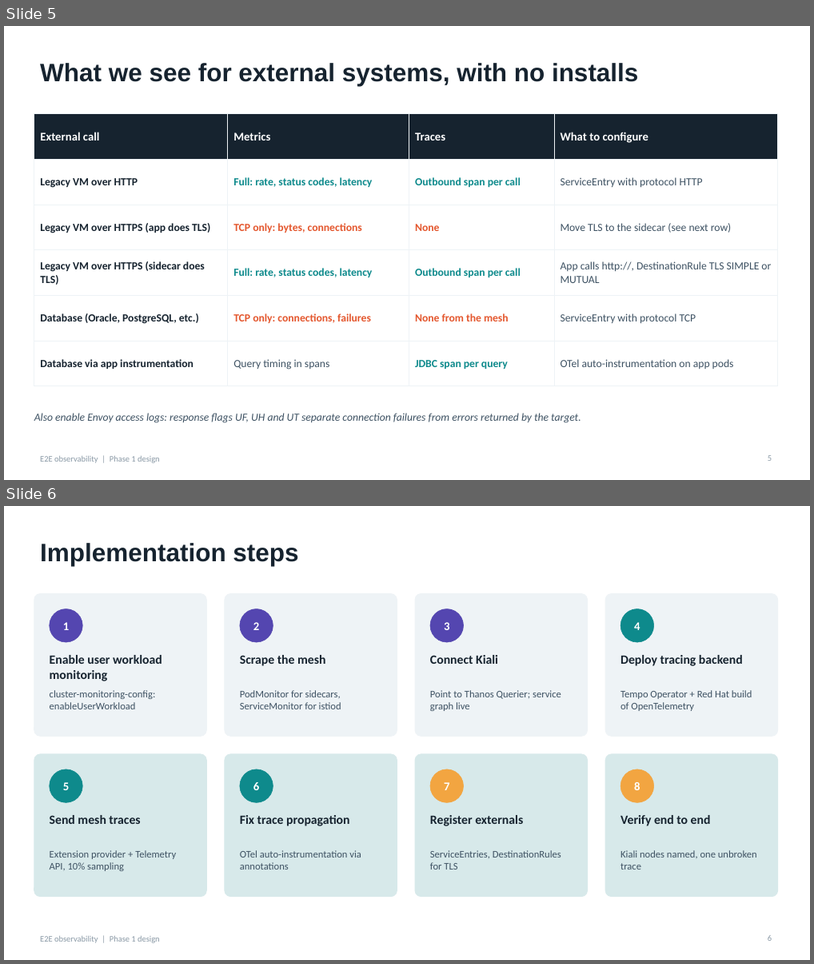
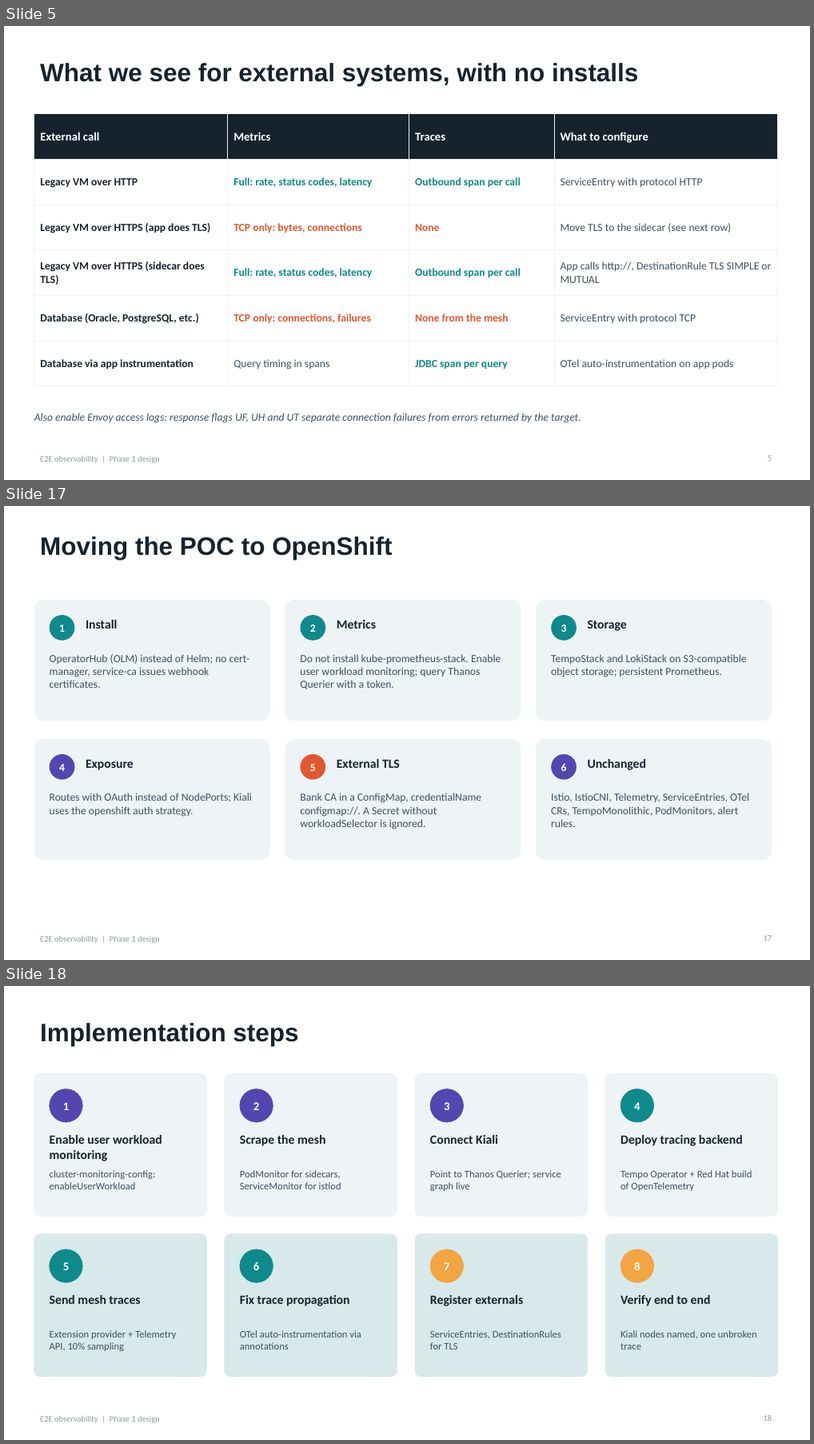
Before and after one commit to canpolatoral/monitoring-poc, a slide deck: docs/e2e_observability_design.pptx. Shown one above the other, each under a label of ours: slides 5 and 6 before the commit, slides 5, 17 and 18 after it; the slides between them are not shown. The pictures are 814x964 and 814x1444 pixels, drawn with LibreOffice and Linux fonts; fonts in the diff are those of the drawing. Boxes give left, top, right and bottom in pixels: in the first picture for what was removed or moved away, otherwise in the second. Text is boxed around its words. In the diff, an @@ line names an element or a change of style, - is before the commit and + after.

```diff
--- a/docs/e2e_observability_design.pptx
+++ b/docs/e2e_observability_design.pptx
@@ slide 17 added at (4,506,810,960), background #FFFFFF; not listed: 1 template element that a slide beside it also shows @@
@@ title added at (40,536,392,560), 30 pt, text #16232F, bold @@
+Moving the POC to OpenShift
@@ rounded rectangle added at (34,600,270,720), fill #EEF3F6 @@
@@ rounded rectangle added at (286,600,522,720), fill #EEF3F6 @@
@@ rounded rectangle added at (536,600,772,720), fill #EEF3F6 @@
@@ ellipse added at (50,615,74,640), fill #0E8A8C, 13 pt, text #FFFFFF, bold @@
+1
@@ text added at (86,620,117,628), 15 pt, text #16232F, bold @@
+Install
@@ ellipse added at (301,615,326,640), fill #0E8A8C, 13 pt, text #FFFFFF, bold @@
+2
@@ text added at (337,620,376,628), 15 pt, text #16232F, bold @@
+Metrics
@@ ellipse added at (551,615,577,640), fill #0E8A8C, 13 pt, text #FFFFFF, bold @@
+3
@@ text added at (588,620,627,631), 15 pt, text #16232F, bold @@
+Storage
@@ text added at (50,654,250,688), 13 pt, text #3E5263 @@
+OperatorHub (OLM) instead of Helm; no cert-manager, service-ca issues webhook certificates.
@@ text added at (300,654,501,689), 13 pt, text #3E5263 @@
+Do not install kube-prometheus-stack. Enable user workload monitoring; query Thanos Querier with a token.
@@ text added at (551,654,747,677), 13 pt, text #3E5263 @@
+TempoStack and LokiStack on S3-compatible object storage; persistent Prometheus.
@@ rounded rectangle added at (34,739,270,860), fill #EEF3F6 @@
@@ rounded rectangle added at (286,739,522,860), fill #EEF3F6 @@
@@ rounded rectangle added at (536,739,772,860), fill #EEF3F6 @@
@@ ellipse added at (50,754,74,780), fill #5446B0, 13 pt, text #FFFFFF, bold @@
+4
@@ text added at (86,759,134,770), 15 pt, text #16232F, bold @@
+Exposure
@@ ellipse added at (301,754,326,780), fill #E4572E, 13 pt, text #FFFFFF, bold @@
+5
@@ text added at (337,759,400,768), 15 pt, text #16232F, bold @@
+External TLS
@@ ellipse added at (551,754,577,780), fill #5446B0, 13 pt, text #FFFFFF, bold @@
+6
@@ text added at (588,759,647,770), 15 pt, text #16232F, bold @@
+Unchanged
@@ text added at (50,792,252,816), 13 pt, text #3E5263 @@
+Routes with OAuth instead of NodePorts; Kiali uses the openshift auth strategy.
@@ text added at (300,792,482,829), 13 pt, text #3E5263 @@
+Bank CA in a ConfigMap, credentialName configmap://. A Secret without workloadSelector is ignored.
@@ text added at (551,792,750,827), 13 pt, text #3E5263 @@
+Istio, IstioCNI, Telemetry, ServiceEntries, OTel CRs, TempoMonolithic, PodMonitors, alert rules.
@@ page number added at (764,935,773,940), 10 pt, text #8A99A6 @@
+17
@@ what was slide 6 is now slide 18 @@
@@ page number at (764,1415,773,1420): text changed @@
-6
+18
```
Also in this commit, not shown: 11 other slides added, 6 other files.
